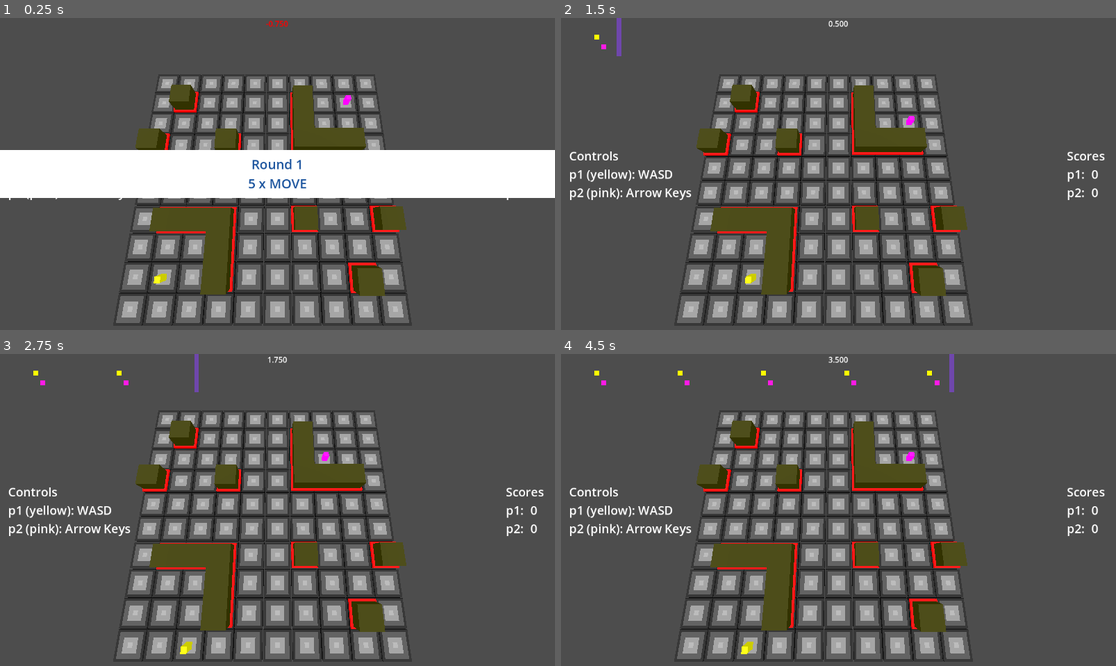
Above: before the commit, frames 1-4 (two rows, left to right).
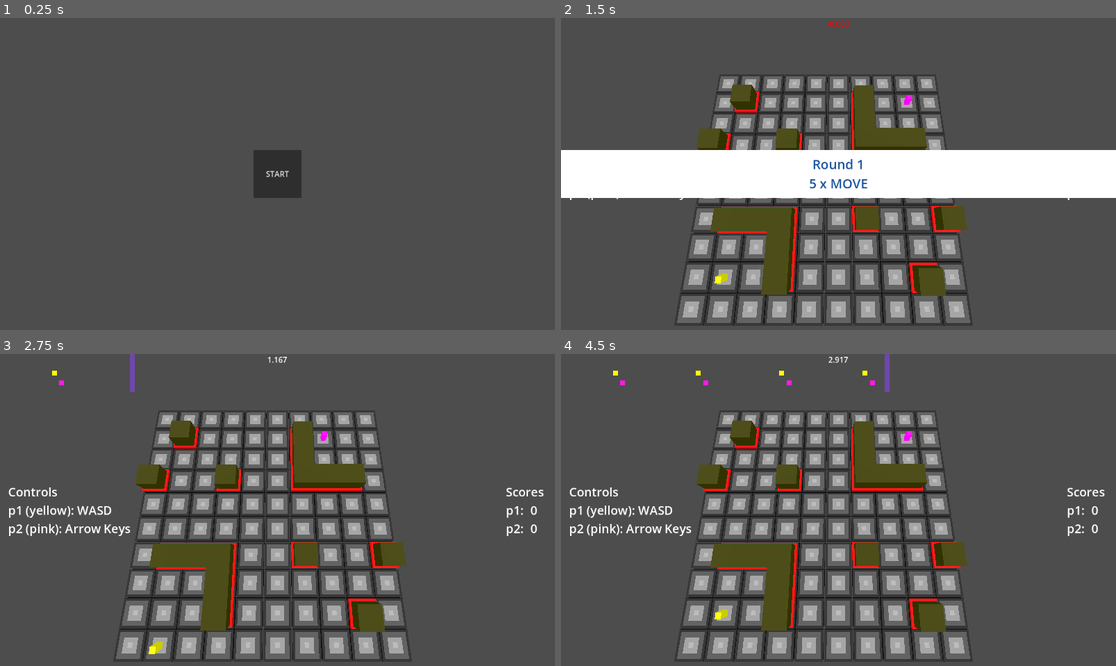
Above: after the commit, the same moments.

Repository: adam-bethell/GMTK-2025
Game: Godot game, scene res://menu.tscn
The game is run twice, just before and just after one commit, with the same random seed, the same clock (stepped at 60 frames per second) and the same inputs. Before the commit the project starts from res://main.tscn.
Inputs (mouse positions are in pixels of both pictures, inside the frame that each line leads up to):
- Up to frame 1 (0.25 s): no input
- Up to frame 2 (1.5 s): click (838, 174) at 0.5 s, where only the run after the commit has a clickable "START"; hold D (p1right) from 1.28 s (still down); tap Down (p2down) at 1.35 s
- Up to frame 3 (2.75 s): release D (p1right) at 2.03 s; hold S (p1down) from 2.03 s (still down); tap Left (p2left) at 2.1 s
- Up to frame 4 (4.5 s): release S (p1down) at 2.78 s; hold D (p1right) 2.78-3.53 s; tap Right (p2right) at 2.85 s; hold W (p1up) 3.53-4.28 s; tap Up (p2up) at 3.6 s; hold A (p1left) from 4.28 s (still down); tap Down (p2down) at 4.35 s

The runs differ from the first frame. In frame 1, 29% of the frame differs, in the area x 0-100%, y 0-99%; in frame 2, 15%; in frame 3, 0.5%; in frame 4, 0.7%.

Commit message:
bug fiixes and builds

Diff:
--- /dev/null
+++ b/looper-shooter/menu.tscn
@@ -0,0 +1,30 @@
+[gd_scene load_steps=2 format=3 uid="uid://cifl3i4y1dnhr"]
+
+[ext_resource type="Script" uid="uid://bo3jmrg6kp7i" path="res://scripts/button.gd" id="1_lti8b"]
+
+[node name="Control" type="Control"]
+layout_mode = 3
+anchors_preset = 15
+anchor_right = 1.0
+anchor_bottom = 1.0
+grow_horizontal = 2
+grow_vertical = 2
+
+[node name="Button" type="Button" parent="."]
+custom_minimum_size = Vector2(100, 100)
+layout_mode = 1
+anchors_preset = 8
+anchor_left = 0.5
+anchor_top = 0.5
+anchor_right = 0.5
+anchor_bottom = 0.5
+offset_left = -4.0
+offset_top = -4.0
+offset_right = 4.0
+offset_bottom = 4.0
+grow_horizontal = 2
+grow_vertical = 2
+text = "START"
+script = ExtResource("1_lti8b")
+
+[connection signal="pressed" from="Button" to="Button" method="_on_pressed"]
--- a/looper-shooter/project.godot
+++ b/looper-shooter/project.godot
@@ -11,7 +11,7 @@
 [application]
 
 config/name="Looper Shooter"
-run/main_scene="res://main.tscn"
+run/main_scene="uid://cifl3i4y1dnhr"
 config/features=PackedStringArray("4.4", "GL Compatibility")
 config/icon="res://icon.svg"
 
--- /dev/null
+++ b/looper-shooter/scripts/button.gd
@@ -0,0 +1,15 @@
+extends Button
+
+
+# Called when the node enters the scene tree for the first time.
+func _ready() -> void:
+	pass # Replace with function body.
+
+
+# Called every frame. 'delta' is the elapsed time since the previous frame.
+func _process(delta: float) -> void:
+	pass
+
+
+func _on_pressed() -> void:
+	get_tree().change_scene_to_file("res://main.tscn")
Not shown, changed: looper-shooter/export_presets.cfg
Not shown, changed: looper-shooter/models/CornerWall.png.import
Not shown, changed: looper-shooter/models/FloorTile.png.import
Not shown, changed: looper-shooter/models/Laser.png.import
Not shown, changed: looper-shooter/models/Wall.png.import
Not shown, changed: looper-shooter/models/p1.png.import
Not shown, changed: looper-shooter/models/p2.png.import
Not shown, added: looper-shooter/scripts/button.gd.uid
Not shown, removed: Builds/Looper Shooter.apple-touch-icon.png
Not shown, removed: Builds/Looper Shooter.audio.position.worklet.js
Not shown, removed: Builds/Looper Shooter.audio.worklet.js
Not shown, removed: Builds/Looper Shooter.icon.png
(and 8 more such lines)
